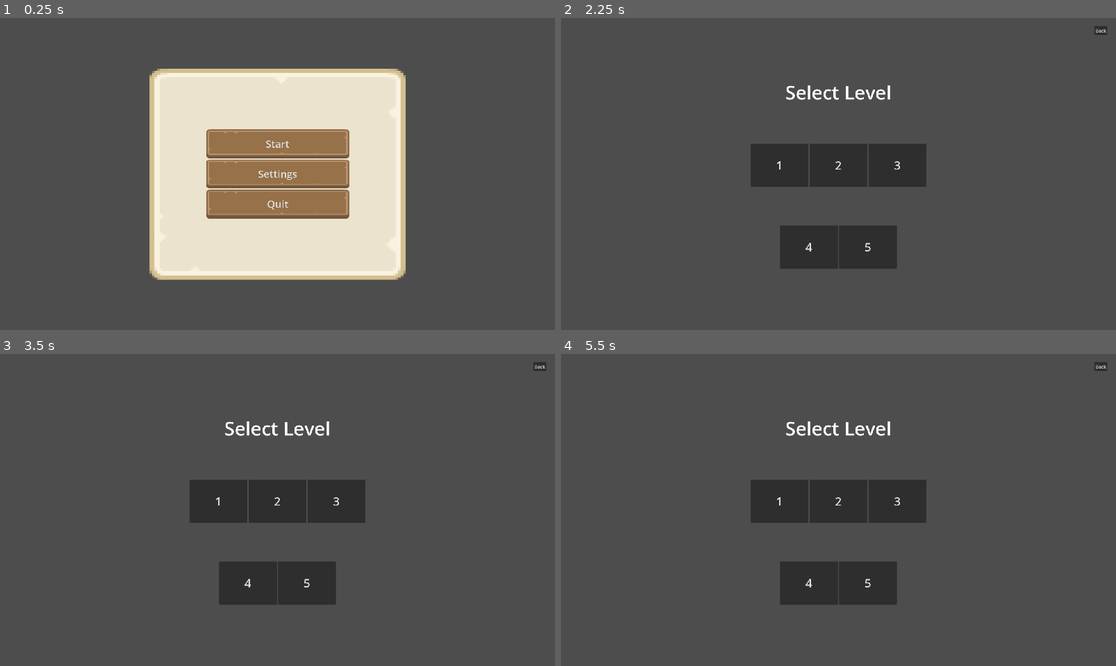
Above: before the commit, frames 1-4 (two rows, left to right).
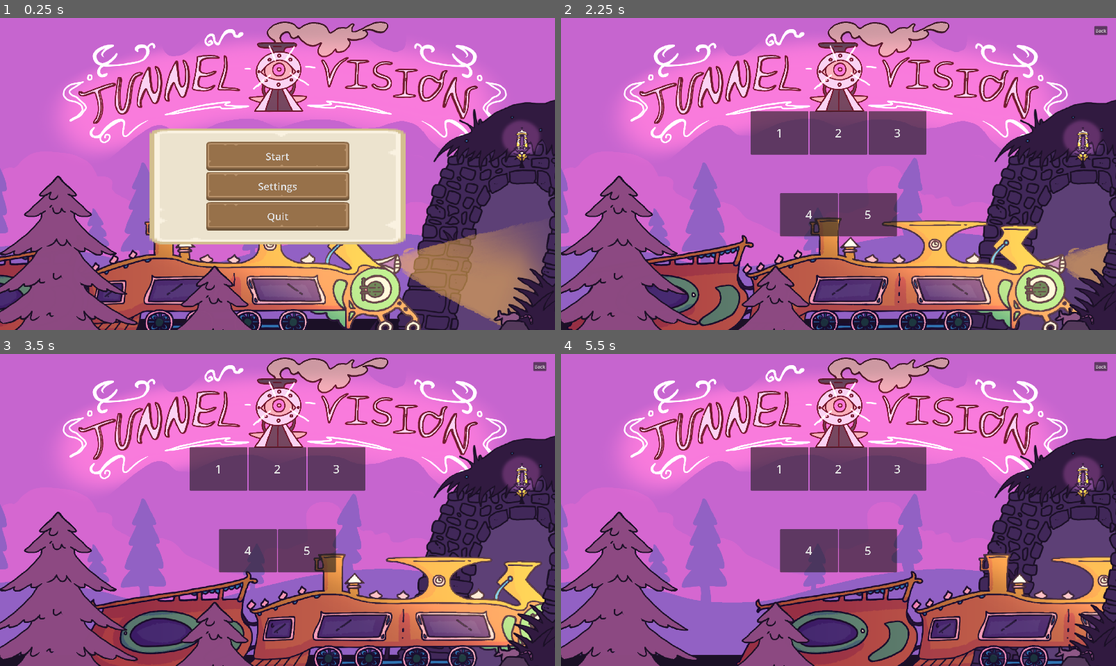
Above: after the commit, the same moments.

Repository: cokid-git/game-jam-project
Game: Godot game, scene res://scenes/start_menu.tscn
Two runs of this game, one before a commit and one after it. Both use one fixed random seed, a clock stepped at 60 frames per second and the inputs below.
Inputs:
- Up to frame 1 (0.25 s): no input
- Up to frame 2 (2.25 s): click "Start" at 0.5 s; click "Back" at 1.25 s; click "Start" at 2 s
- Up to frame 3 (3.5 s): tap Enter (ui_accept) at 2.75, 3.02 s; hold Right (ui_right) from 2.78 s (still down)
- Up to frame 4 (5.5 s): tap Enter (ui_accept) at 3.77, 5.27 s; release Right (ui_right) at 4.28 s; hold Left (ui_left) 4.28-5.03 s; hold Right (ui_right) from 5.03 s (still down)

The runs differ from the first frame. In frame 1, 87% of the frame differs, in the area x 0-100%, y 0-100%; in frame 2, 95%; in frame 3, 95%; in frame 4, 95%.

Commit message:
Title is done!/ Tunnel Animation is done!

Diff:
--- a/scenes/background.tscn
+++ b/scenes/background.tscn
@@ -1,8 +1,10 @@
-[gd_scene load_steps=4 format=3 uid="uid://kbyds2hihel7"]
+[gd_scene load_steps=6 format=3 uid="uid://kbyds2hihel7"]
 
 [ext_resource type="Script" uid="uid://gef6otljnaur" path="res://scripts/scrolling.gd" id="2_cbsqf"]
 [ext_resource type="Texture2D" uid="uid://nquv67wudf2t" path="res://assets/background_trasnparent.png" id="3_jougr"]
 [ext_resource type="Texture2D" uid="uid://dux4aw8m37vmp" path="res://assets/uncolored_forest.png" id="3_wisxt"]
+[ext_resource type="Texture2D" uid="uid://bsomuyhkobn7h" path="res://assets/placeholders/IMG_3084.PNG" id="4_wisxt"]
+[ext_resource type="Script" uid="uid://dgr24iffutopn" path="res://scripts/tunnel.gd" id="5_wax1t"]
 
 [node name="Node2D" type="Node2D"]
 
@@ -37,6 +39,18 @@
 offset_bottom = 137.0
 color = Color(0.8, 0.17600003, 0.7375998, 0.5803922)
 
+[node name="Tunnel" type="Sprite2D" parent="."]
+position = Vector2(1300, -25)
+texture = ExtResource("4_wisxt")
+script = ExtResource("5_wax1t")
+
+[node name="ColorRect" type="ColorRect" parent="Tunnel"]
+offset_left = 1284.0
+offset_top = -96.0
+offset_right = 3197.0
+offset_bottom = 611.0
+color = Color(0.3647059, 0.2509804, 0.4627451, 1)
+
 [node name="background" type="Sprite2D" parent="."]
 position = Vector2(960, 540)
 scale = Vector2(0.7515625, 0.75)
--- a/scenes/level_select.tscn
+++ b/scenes/level_select.tscn
@@ -1,6 +1,7 @@
-[gd_scene load_steps=3 format=3 uid="uid://b7oyf473d6cji"]
+[gd_scene load_steps=4 format=3 uid="uid://b7oyf473d6cji"]
 
 [ext_resource type="Script" uid="uid://cpvchc5praoo0" path="res://scripts/level_select.gd" id="1_3shnc"]
+[ext_resource type="PackedScene" uid="uid://ddrt2ilfy4kkl" path="res://scenes/title_background.tscn" id="2_2epne"]
 [ext_resource type="PackedScene" uid="uid://ctasu2f3uperg" path="res://scenes/back_button.tscn" id="2_p0wlc"]
 
 [node name="Level_Select" type="Control"]
@@ -13,6 +14,8 @@
 size_flags_horizontal = 4
 size_flags_vertical = 4
 script = ExtResource("1_3shnc")
+
+[node name="titleBackground" parent="." instance=ExtResource("2_2epne")]
 
 [node name="MarginContainer" type="MarginContainer" parent="."]
 layout_mode = 1
@@ -32,6 +35,7 @@
 alignment = 1
 
 [node name="Label" type="Label" parent="MarginContainer/VBoxContainer"]
+visible = false
 layout_mode = 2
 theme_override_font_sizes/font_size = 65
 text = "Select Level"
--- a/scenes/settings_panel.tscn
+++ b/scenes/settings_panel.tscn
@@ -1,7 +1,8 @@
-[gd_scene load_steps=6 format=3 uid="uid://fsl7n6dqefpm"]
+[gd_scene load_steps=7 format=3 uid="uid://fsl7n6dqefpm"]
 
 [ext_resource type="Script" uid="uid://csteyklhgkg5y" path="res://scripts/settings_panel.gd" id="1_54ti7"]
 [ext_resource type="Texture2D" uid="uid://dn1ssbmxkdxve" path="res://assets/ui/panel_beigeLight.png" id="1_qtqyt"]
+[ext_resource type="PackedScene" uid="uid://ddrt2ilfy4kkl" path="res://scenes/title_background.tscn" id="2_8fxpn"]
 [ext_resource type="Texture2D" uid="uid://bmxc6x5hlyqd" path="res://assets/ui/buttonLong_brown.png" id="2_tl2iu"]
 
 [sub_resource type="StyleBoxTexture" id="StyleBoxTexture_tl2iu"]
@@ -31,6 +32,9 @@
 script = ExtResource("1_54ti7")
 musicSlider = NodePath("Panel_Main/VBoxContainer/HSlider")
 soundSlider = NodePath("Panel_Main/VBoxContainer/HSlider2")
+
+[node name="titleBackground" parent="." instance=ExtResource("2_8fxpn")]
+position = Vector2(-516.5, -174.75)
 
 [node name="Panel_Main" type="Panel" parent="."]
 layout_mode = 1
--- a/scenes/start_menu.tscn
+++ b/scenes/start_menu.tscn
@@ -1,7 +1,8 @@
-[gd_scene load_steps=12 format=3 uid="uid://c7fwen2kcobeq"]
+[gd_scene load_steps=13 format=3 uid="uid://c7fwen2kcobeq"]
 
 [ext_resource type="Script" uid="uid://cwh6ada2hoxux" path="res://scripts/start_menu.gd" id="1_ouf4f"]
 [ext_resource type="Texture2D" uid="uid://dn1ssbmxkdxve" path="res://assets/ui/panel_beigeLight.png" id="2_h61rw"]
+[ext_resource type="PackedScene" uid="uid://ddrt2ilfy4kkl" path="res://scenes/title_background.tscn" id="3_fcv5n"]
 [ext_resource type="Texture2D" uid="uid://bmxc6x5hlyqd" path="res://assets/ui/buttonLong_brown.png" id="3_m7x51"]
 [ext_resource type="Texture2D" uid="uid://6wqny6duexg5" path="res://assets/ui/buttonLong_brown_pressed.png" id="4_h61rw"]
 
@@ -43,12 +44,14 @@
 anchor_right = 0.5
 anchor_bottom = 0.5
 offset_left = -443.5
-offset_top = -365.25
+offset_top = -157.25
 offset_right = 443.5
-offset_bottom = 365.25
+offset_bottom = 242.75
 grow_horizontal = 2
 grow_vertical = 2
 theme_override_styles/panel = SubResource("StyleBoxTexture_m7x51")
+
+[node name="titleBackground" parent="." instance=ExtResource("3_fcv5n")]
 
 [node name="Panel_Main" type="Panel" parent="."]
 layout_mode = 1
@@ -58,9 +61,9 @@
 anchor_right = 0.5
 anchor_bottom = 0.5
 offset_left = -443.5
-offset_top = -365.25
+offset_top = -157.25
 offset_right = 443.5
-offset_bottom = 365.25
+offset_bottom = 242.75
 grow_horizontal = 2
 grow_vertical = 2
 theme_override_styles/panel = SubResource("StyleBoxTexture_m7x51")
--- /dev/null
+++ b/scenes/title_background.tscn
@@ -0,0 +1,53 @@
+[gd_scene load_steps=8 format=3 uid="uid://ddrt2ilfy4kkl"]
+
+[ext_resource type="Texture2D" uid="uid://c6dlo7x1wc4fb" path="res://assets/placeholders/IMG_3055.PNG" id="1_oq7vo"]
+[ext_resource type="Texture2D" uid="uid://cnsthwwme7eab" path="res://assets/placeholders/IMG_3086.PNG" id="2_qbcrd"]
+[ext_resource type="Texture2D" uid="uid://bajq7auqw7je0" path="res://assets/placeholders/IMG_3081 (1).PNG" id="3_3a8le"]
+[ext_resource type="Script" uid="uid://dfm6bj5tln7gf" path="res://scripts/train.gd" id="4_3cp13"]
+[ext_resource type="Texture2D" uid="uid://vehtvepe6f7i" path="res://assets/placeholders/IMG_3082.PNG" id="5_dfcdd"]
+[ext_resource type="Texture2D" uid="uid://bsomuyhkobn7h" path="res://assets/placeholders/IMG_3084.PNG" id="6_cb1pj"]
+[ext_resource type="Texture2D" uid="uid://brqvasflu10vv" path="res://assets/placeholders/IMG_30746.png" id="7_gtuk1"]
+
+[node name="titleBackground" type="Node2D"]
+
+[node name="Sprite2D" type="Sprite2D" parent="."]
+position = Vector2(956, 538)
+scale = Vector2(0.7833449, 0.78334516)
+texture = ExtResource("1_oq7vo")
+
+[node name="Img3086" type="Sprite2D" parent="."]
+position = Vector2(968, 558.00006)
+scale = Vector2(0.83415663, 0.8341567)
+texture = ExtResource("2_qbcrd")
+
+[node name="Img3084" type="Sprite2D" parent="."]
+position = Vector2(675, 502)
+texture = ExtResource("6_cb1pj")
+
+[node name="train" type="Sprite2D" parent="."]
+position = Vector2(946, 519)
+texture = ExtResource("3_3a8le")
+script = ExtResource("4_3cp13")
+
+[node name="Img30746" type="Sprite2D" parent="."]
+position = Vector2(629.00006, 521)
+scale = Vector2(1.3, 1.3)
+texture = ExtResource("7_gtuk1")
+
+[node name="Img3082" type="Sprite2D" parent="."]
+position = Vector2(1199, 390)
+texture = ExtResource("5_dfcdd")
+
+[node name="ColorRect" type="ColorRect" parent="."]
+offset_left = -1.0
+offset_top = 1080.0
+offset_right = 2953.0
+offset_bottom = 2241.0
+color = Color(0, 0, 0, 1)
+
+[node name="ColorRect2" type="ColorRect" parent="."]
+offset_left = 1920.0
+offset_top = -241.0
+offset_right = 4874.0
+offset_bottom = 2290.0
+color = Color(0, 0, 0, 1)
--- a/scripts/darkness.gd
+++ b/scripts/darkness.gd
@@ -6,7 +6,7 @@
 func _process(delta):
 	if Global.enableDarkness == true:
 		if self_modulate.a <= 1.0:
-			var speed := 9.0  # Try higher if nothing happens
+			var speed := 3.0  # Try higher if nothing happens
 			var target := 1.0
 			var t:float = delta * speed
 			self_modulate.a = lerp(self_modulate.a, target, t)
--- a/scripts/global.gd
+++ b/scripts/global.gd
@@ -16,10 +16,15 @@
 
 var canPlayWhistle = false
 
+var trainMenu = 0
+
 func _ready() -> void:
 	currentAudio = audioLocation
 
 func _process(delta: float) -> void:
+	trainMenu += 3
+	if trainMenu > 3500:
+		trainMenu = -2000
 	musicPlayer.volume_db = (0.6*volumeMusic) - 80
 	whistle.volume_db = (0.6*volumeMusic) - 80
 	if currentAudio != audioLocation:
--- /dev/null
+++ b/scripts/train.gd
@@ -0,0 +1,6 @@
+extends Sprite2D
+
+var originX = position.x
+
+func _process(delta: float) -> void:
+	position.x = originX + Global.trainMenu
--- /dev/null
+++ b/scripts/tunnel.gd
@@ -0,0 +1,7 @@
+extends Sprite2D
+
+
+func _process(delta: float) -> void:
+	if Global.enableDarkness == true:
+		if position.x > -1330:
+			position.x -= 20
--- a/title_background.tscn
+++ /dev/null
@@ -1,35 +0,0 @@
-[gd_scene load_steps=7 format=3 uid="uid://ddrt2ilfy4kkl"]
-
-[ext_resource type="Texture2D" uid="uid://c6dlo7x1wc4fb" path="res://assets/placeholders/IMG_3055.PNG" id="1_whw0i"]
-[ext_resource type="Texture2D" uid="uid://dnrj1lhcb464q" path="res://assets/placeholders/IMG_3059.PNG" id="2_gm57e"]
-[ext_resource type="Texture2D" uid="uid://crbnk82v2gg5u" path="res://assets/placeholders/IMG_3062.PNG" id="3_bonk3"]
-[ext_resource type="Texture2D" uid="uid://bcbydcmh7lxo7" path="res://assets/placeholders/IMG_3058.PNG" id="4_bn7ne"]
-[ext_resource type="Texture2D" uid="uid://c5xnawsqoaxvf" path="res://assets/placeholders/IMG_3060.PNG" id="5_y8lag"]
-[ext_resource type="Texture2D" uid="uid://dav7w5ib1cl7p" path="res://assets/placeholders/IMG_3061.PNG" id="6_if01v"]
-
-[node name="titleBackground" type="Node2D"]
-
-[node name="Sprite2D" type="Sprite2D" parent="."]
-position = Vector2(956, 540)
-scale = Vector2(0.7833449, 0.78334516)
-texture = ExtResource("1_whw0i")
-
-[node name="Img3059" type="Sprite2D" parent="."]
-position = Vector2(1000, 444)
-texture = ExtResource("2_gm57e")
-
-[node name="Img3062" type="Sprite2D" parent="."]
-position = Vector2(670, 493)
-texture = ExtResource("3_bonk3")
-
-[node name="Img3058" type="Sprite2D" parent="."]
-position = Vector2(994, 442)
-texture = ExtResource("4_bn7ne")
-
-[node name="Img3060" type="Sprite2D" parent="."]
-position = Vector2(1364, 435)
-texture = ExtResource("5_y8lag")
-
-[node name="Img3061" type="Sprite2D" parent="."]
-position = Vector2(1184, 313)
-texture = ExtResource("6_if01v")
Binary file added: IMG_3082.PNG
Not shown, added: IMG_3082.PNG.import
Binary file added: assets/placeholders/IMG_30746.png
Not shown, added: assets/placeholders/IMG_30746.png.import
Binary file added: assets/placeholders/IMG_3079.PNG
Not shown, added: assets/placeholders/IMG_3079.PNG.import
Binary file added: assets/placeholders/IMG_3081 (1).PNG
Not shown, added: assets/placeholders/IMG_3081 (1).PNG.import
Binary file added: assets/placeholders/IMG_3082.PNG
Not shown, added: assets/placeholders/IMG_3082.PNG.import
Binary file added: assets/placeholders/IMG_3084.PNG
Not shown, added: assets/placeholders/IMG_3084.PNG.import
(and 4 more such lines)
